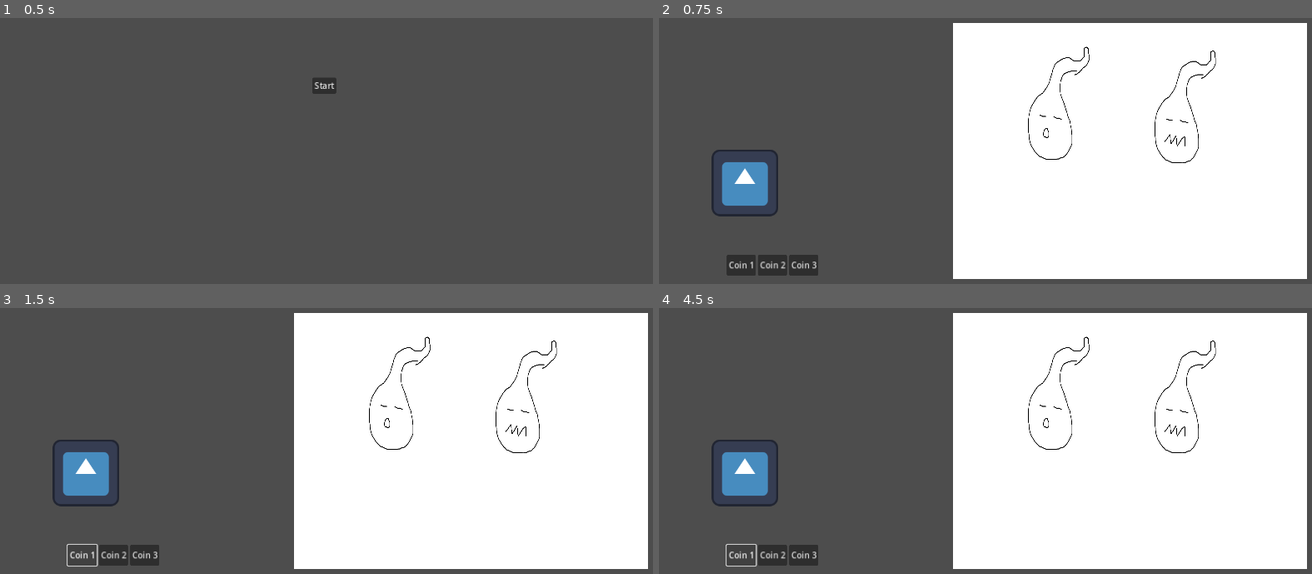
Above: before the commit, frames 1-4 (two rows, left to right).
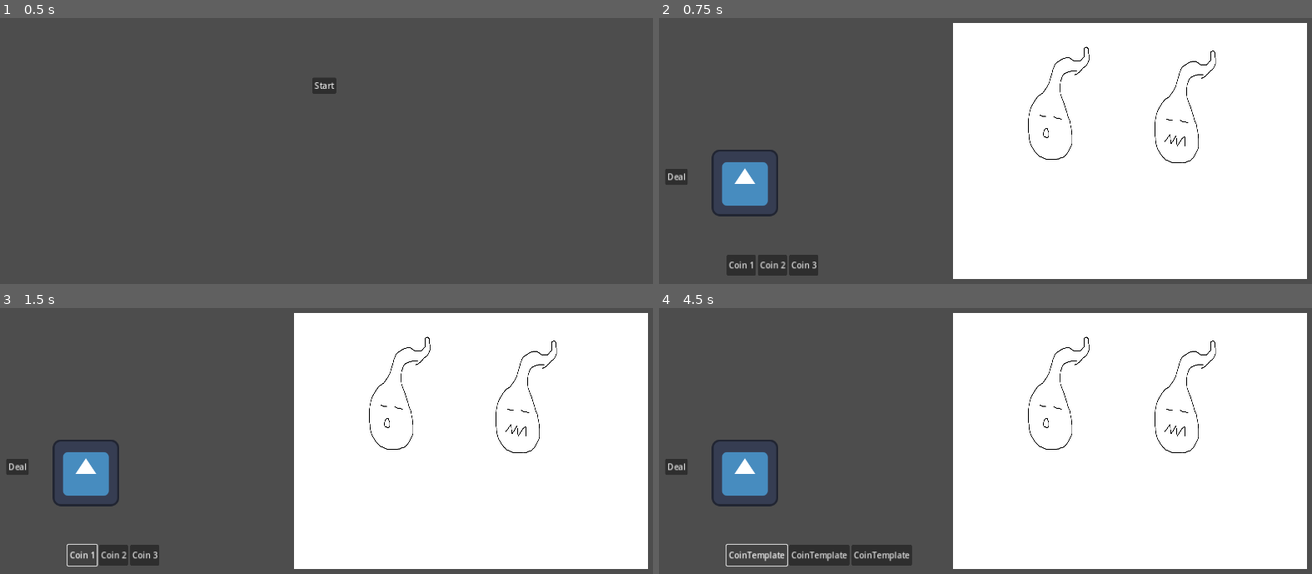
Above: after the commit, the same moments.

Repository: bonsaipropaganda/mini-jam-139
Game: Godot game, scene res://scenes/UI/main_menu.tscn
The game is run twice, just before and just after one commit, with the same random seed, the same clock (stepped at 60 frames per second) and the same inputs. The engine's default icon, where the game draws it, is replaced by a stand-in: a white triangle on a blue panel in a dark square.
Inputs (mouse positions are in pixels of both pictures, inside the frame that each line leads up to):
- Up to frame 1 (0.5 s): no input
- Up to frame 2 (0.75 s): click "Start" at 0.5 s
- Up to frame 3 (1.5 s): click "Coin 1" at 1.25 s
- Up to frame 4 (4.5 s): click "Coin 2" at 2 s; click "Coin 3" at 2.75 s; click (678, 467) at 3.5 s, where only the run after the commit has a clickable "Deal"; click "Coin 1" (after the commit: "CoinTemplate") at 4.25 s

Frame 1 is identical in both runs. In frame 2, 0.2% of the frame differs, in the area x 1-5%, y 56-63%; in frame 3, 0.2%; in frame 4, 1.4%, in the area x 1-39%, y 56-98%.

Commit message:
added card names to player hand

Diff:
--- /dev/null
+++ b/code/UI/coins_hbox.gd
@@ -0,0 +1,18 @@
+extends HBoxContainer
+
+# node refs
+@onready var coin_1_button = $Coin1Button
+@onready var coin_2_button = $Coin2Button
+@onready var coin_3_button = $Coin3Button
+
+#var coin_buttons = [coin_1_button, coin_2_button, coin_3_button]
+var player_hand = []:
+	set(new_value):
+		player_hand = new_value
+		set_button_labels()
+
+
+func set_button_labels():
+	coin_1_button.text = player_hand[0].name
+	coin_2_button.text = player_hand[1].name
+	coin_3_button.text = player_hand[2].name
--- a/code/deck_component.gd
+++ b/code/deck_component.gd
@@ -1,4 +1,6 @@
 extends Node
+
+signal dealt
 
 # this will be all of the coin scenes in this deck
 @export var deck_coin_scenes: Array[PackedScene]
@@ -25,15 +27,16 @@
 	for coin in deck_coins:
 		coin.deck_owner = deck_owner
 		coin.opponent = opponent
-	shuffle()
-	deal()
+
 
 func shuffle():
 	deck_coins.shuffle()
 
 func deal():
+	shuffle()
 	for i in hand_size:
 		current_hand.append(deck_coins.pop_front())
+	dealt.emit(current_hand)
 
 func reset_deck():
 	discard_pile.append_array(current_hand)
@@ -44,4 +47,6 @@
 	deal()
 
 func play(coin):
-	current_hand[coin].flip()
+	if current_hand:
+		current_hand[coin].flip()
+	else: print("empty hand")
--- a/code/health_component.gd
+++ b/code/health_component.gd
@@ -18,10 +18,12 @@
 		current_health = new_value
 		# signal emitted after setting current_health
 		if took_dmg:
+			print(current_health)
 			take_damage.emit()
 		# emits a signal if entity runs out of health
-		if current_health == 0:
+		if current_health <= 0:
 			die.emit()
+			print(get_parent().name + " dead")
 
 
 # Called when the node enters the scene tree for the first time.
--- a/code/main_menu.gd
+++ b/code/main_menu.gd
@@ -6,10 +6,6 @@
 	pass # Replace with function body.
 
 
-# Called every frame. 'delta' is the elapsed time since the previous frame.
-func _process(delta: float) -> void:
-	pass
-
 
 func _on_start_button_pressed() -> void:
 	get_tree().change_scene_to_file("res://scenes/main.tscn")
--- a/code/player.gd
+++ b/code/player.gd
@@ -1,4 +1,10 @@
 extends CharacterBody2D
+
+# node refs
+@onready var coins_hbox = $"../CanvasLayer/UI/CoinsHBox"
+@onready var deck_component = $DeckComponent
+
+var current_hand = []
 
 @export var opponent: Node2D:
 	# if the opponent changes update the deck's opponent variable
@@ -6,14 +12,23 @@
 		opponent = new_value
 		$DeckComponent.opponent = opponent
 
-
 func _on_coin_1_button_pressed() -> void:
-	$DeckComponent.play(0)
+	deck_component.play(0)
 
 
 func _on_coin_2_button_pressed() -> void:
-	$DeckComponent.play(1)
+	deck_component.play(1)
 
 
 func _on_coin_3_button_pressed() -> void:
-	$DeckComponent.play(2)
+	deck_component.play(2)
+
+
+func _on_deck_component_dealt(signal_hand) -> void:
+	current_hand = signal_hand
+	if coins_hbox:
+		coins_hbox.player_hand = signal_hand
+
+
+func _on_deal_button_pressed() -> void:
+	deck_component.deal()
--- a/scenes/main.tscn
+++ b/scenes/main.tscn
@@ -1,9 +1,10 @@
-[gd_scene load_steps=5 format=3 uid="uid://iejmmnbiii2j"]
+[gd_scene load_steps=6 format=3 uid="uid://iejmmnbiii2j"]
 
 [ext_resource type="PackedScene" uid="uid://b02po41vs2fo2" path="res://scenes/player.tscn" id="1_rlfoc"]
+[ext_resource type="Script" path="res://code/UI/coins_hbox.gd" id="2_6e1k6"]
 [ext_resource type="Texture2D" uid="uid://b6tdgmy4ofyoc" path="res://art/Enemies/Willo.png" id="2_bh4ci"]
 [ext_resource type="PackedScene" uid="uid://t0c7cg537fse" path="res://scenes/health_component.tscn" id="3_7of3u"]
-[ext_resource type="Script" path="res://code/EnemyPlaceholder.gd" id="3_t86m0"]
+[ext_resource type="Script" path="res://code/enemy_placeholder.gd" id="4_tpqmt"]
 
 [node name="Main" type="Node2D"]
 
@@ -25,6 +26,7 @@
 offset_top = 632.0
 offset_right = 186.0
 offset_bottom = 672.0
+script = ExtResource("2_6e1k6")
 
 [node name="Coin1Button" type="Button" parent="CanvasLayer/UI/CoinsHBox"]
 layout_mode = 2
@@ -40,11 +42,19 @@
 layout_mode = 2
 text = "Coin 3"
 
+[node name="DealButton" type="Button" parent="CanvasLayer/UI"]
+layout_mode = 0
+offset_left = 28.0
+offset_top = 467.0
+offset_right = 71.0
+offset_bottom = 498.0
+text = "Deal"
+
 [node name="EnemyPlaceholder" type="Sprite2D" parent="."]
 position = Vector2(921, 433)
 scale = Vector2(0.382778, 0.579275)
 texture = ExtResource("2_bh4ci")
-script = ExtResource("3_t86m0")
+script = ExtResource("4_tpqmt")
 
 [node name="HealthComponent" parent="EnemyPlaceholder" instance=ExtResource("3_7of3u")]
 starting_health = 10
@@ -52,3 +62,4 @@
 [connection signal="pressed" from="CanvasLayer/UI/CoinsHBox/Coin1Button" to="Player" method="_on_coin_1_button_pressed"]
 [connection signal="pressed" from="CanvasLayer/UI/CoinsHBox/Coin2Button" to="Player" method="_on_coin_2_button_pressed"]
 [connection signal="pressed" from="CanvasLayer/UI/CoinsHBox/Coin3Button" to="Player" method="_on_coin_3_button_pressed"]
+[connection signal="pressed" from="CanvasLayer/UI/DealButton" to="Player" method="_on_deal_button_pressed"]
--- a/scenes/player.tscn
+++ b/scenes/player.tscn
@@ -16,7 +16,10 @@
 [node name="CollisionShape2D" type="CollisionShape2D" parent="."]
 
 [node name="HealthComponent" parent="." instance=ExtResource("2_uy2vp")]
+starting_health = 10
 
 [node name="DeckComponent" parent="." node_paths=PackedStringArray("deck_owner") instance=ExtResource("3_2ov1j")]
-deck_coin_scenes = [ExtResource("5_iojgv"), ExtResource("5_iojgv"), ExtResource("6_nl3vc"), ExtResource("6_nl3vc"), ExtResource("6_nl3vc")]
+deck_coin_scenes = Array[PackedScene]([ExtResource("5_iojgv"), ExtResource("5_iojgv"), ExtResource("6_nl3vc"), ExtResource("6_nl3vc"), ExtResource("6_nl3vc")])
 deck_owner = NodePath("..")
+
+[connection signal="dealt" from="DeckComponent" to="." method="_on_deck_component_dealt"]
Renamed: code/EnemyPlaceholder.gd -> code/enemy_placeholder.gd
